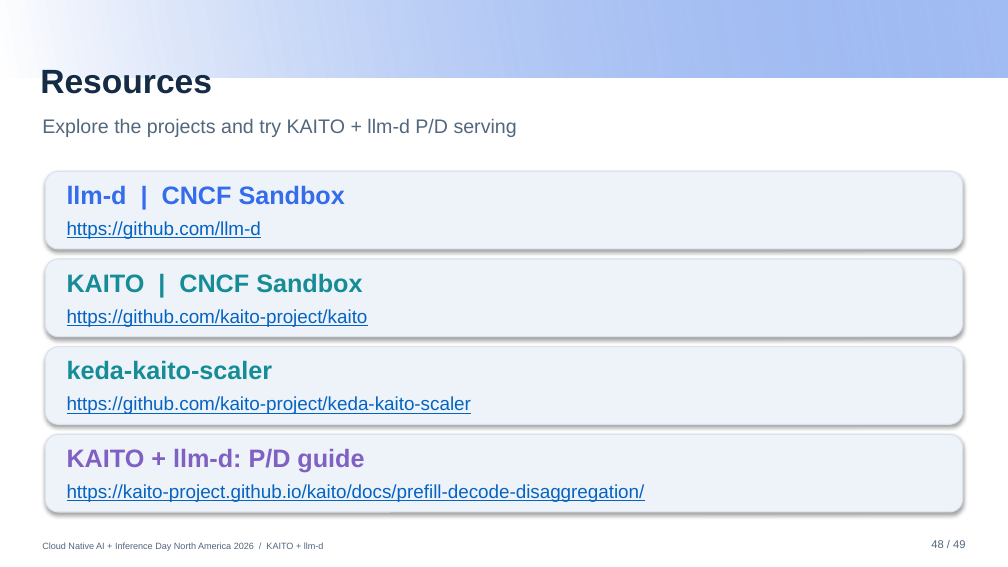
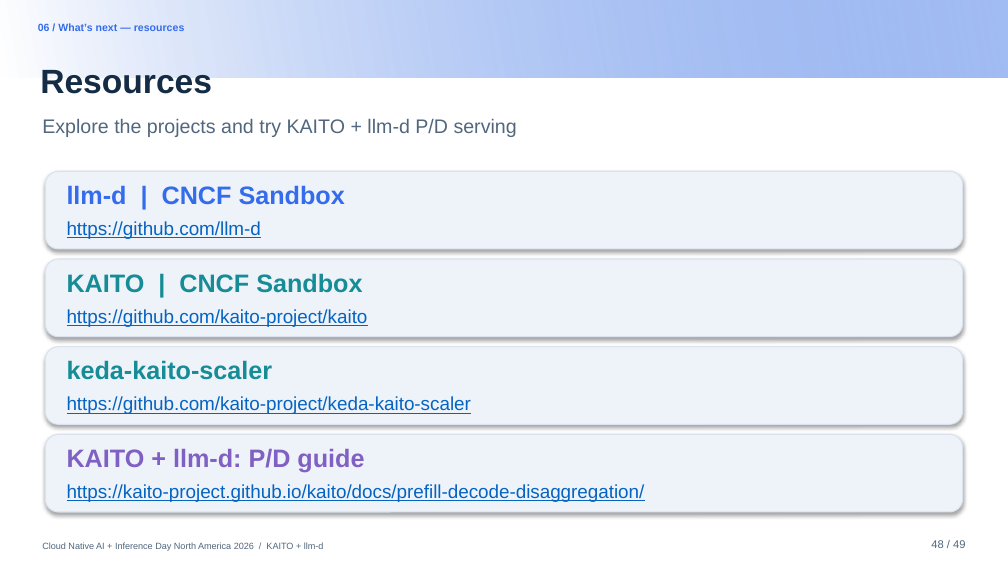
Before and after one commit to andyzhangx/demo, a slide deck: slide 43 of llm/pd-disaggregation/kubecon-na-2026-pd-disaggregation-kaito-llmd.pptx. Drawn at 1008x567 pixels with LibreOffice and Linux fonts; fonts in the diff are those of the drawing; background and template pictures are left out. Boxes give left, top, right and bottom in pixels: in the first picture for what was removed or moved away, otherwise in the second. Text is boxed around its words. In the diff, an @@ line names an element or a change of style, - is before the commit and + after.

```diff
--- a/llm/pd-disaggregation/kubecon-na-2026-pd-disaggregation-kaito-llmd.pptx
+++ b/llm/pd-disaggregation/kubecon-na-2026-pd-disaggregation-kaito-llmd.pptx
@@ text added at (38, 23, 185, 31), 7.5 pt, text #346CEC, bold @@
+06 / What’s next — resources
```
Also in this commit, not shown: 21 other slides changed, 1 slide added, 1 slide removed.
